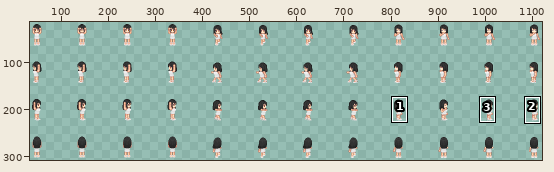
Sprite sheet: img/sv_actors/MV_FF8_Rinoa_Battler.png. The first picture is a wide view before the edit; the outline marks the close-up.
Close-up. Before the commit:
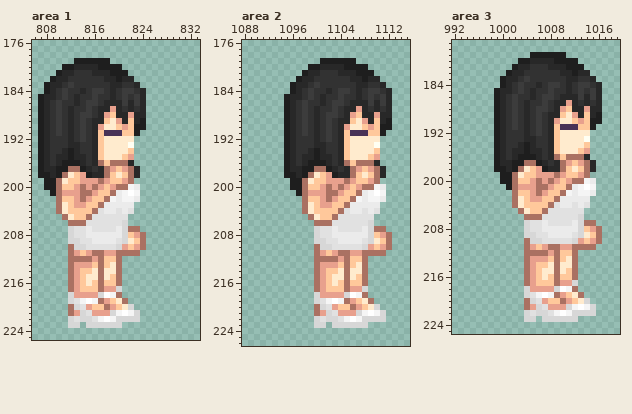
The file is 1152x640 pixels. Shown: area 1: x 806..833, y 176..225; area 2: x 1088..1115, y 176..226; area 3: x 992..1019, y 177..225. The wide view leaves out empty margins. The commit also changed other parts of the picture, which this record leaves out.
Now the later version:
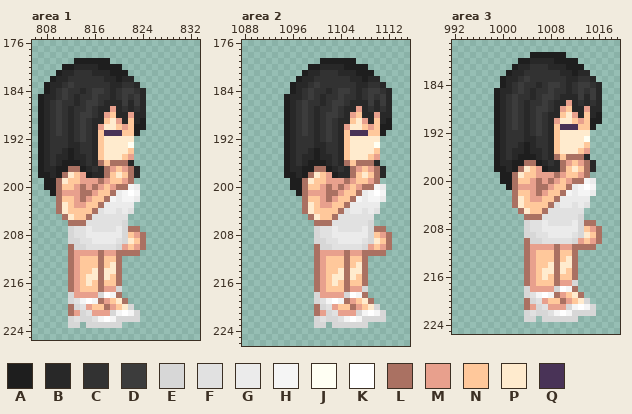
Palette (. is transparent): A #1e1e1e  B #282828  C #323232  D #3c3c3c  E #d7d7d7  F #e1e1e1  G #ebebeb  H #f5f5f5  J #fffff3  K #ffffff  L #aa7162  M #e8a08d  N #ffc89b  P #ffebce  Q #493357
Changes in this commit:
Changed rows in their new state; - is an unchanged pixel.
Area 1:
first column x 813:
211 -M-M
212 MNNN
213 -NN-
Area 2:
first column x 1101:
211 -M-M
212 MNNN
213 -NN-
Area 3:
first column x 1005:
211 -M-M
212 MNNN
213 -NN-
Pixel boxes of the changes (left, top, right, bottom) in both close-ups:
changed: (74, 250, 98, 268)
changed: (320, 250, 344, 268)
changed: (530, 244, 554, 262)
